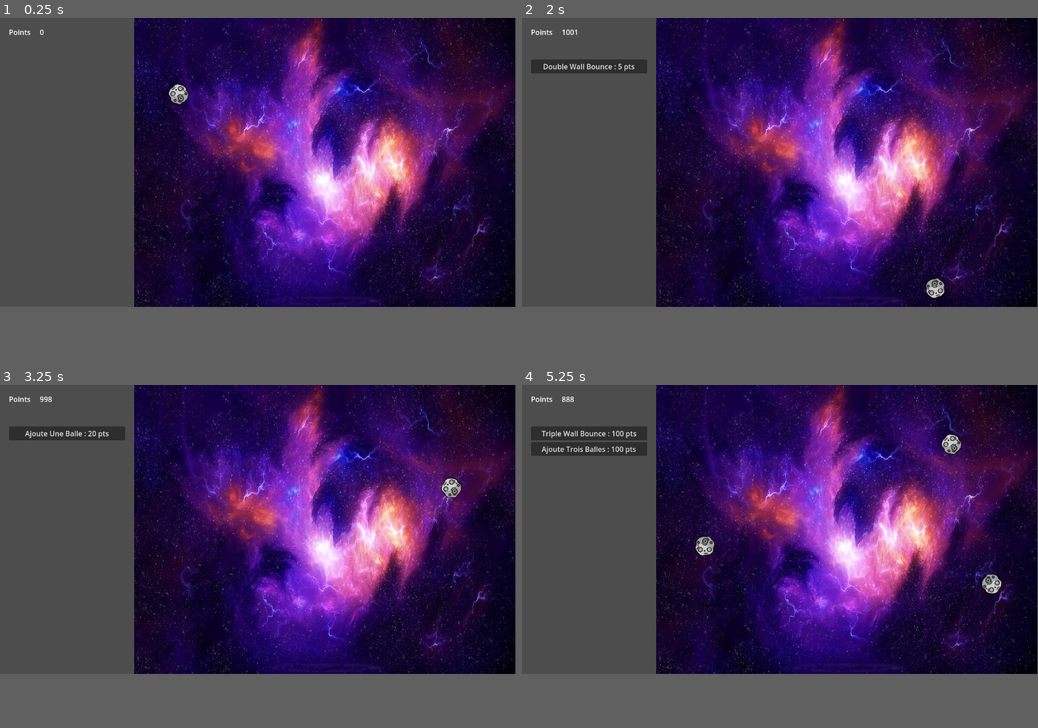
Above: before the commit, frames 1-4 (two rows, left to right).
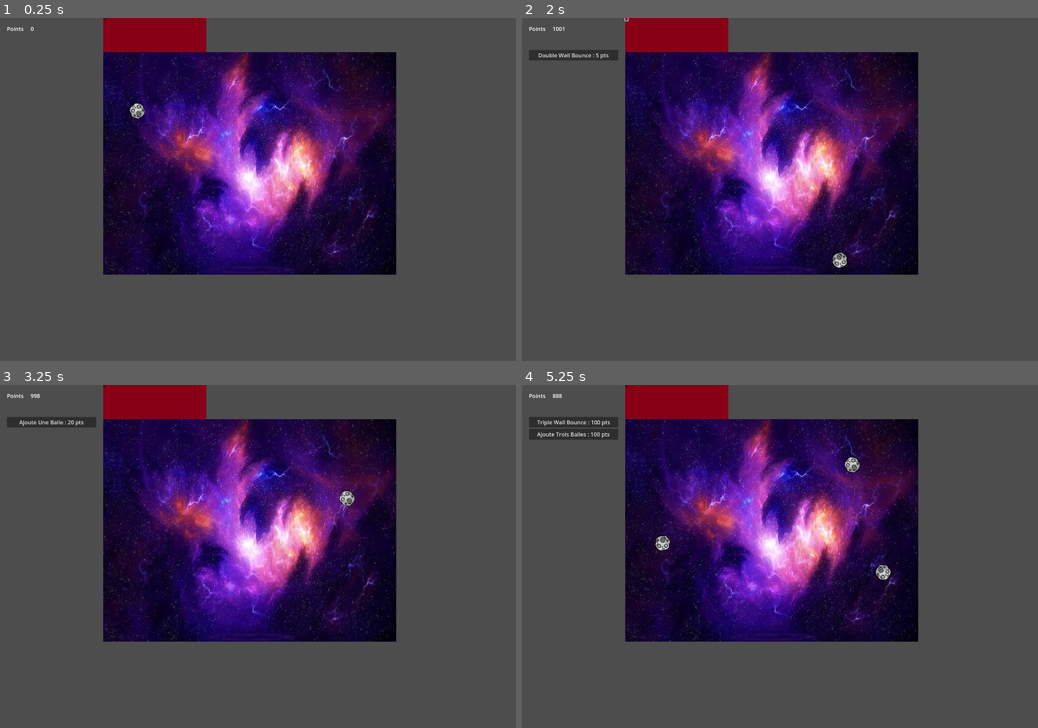
Above: after the commit, the same moments.

Repository: Niksune/Baby-Evolve-Minigame
Game: Godot game, scene res://Scenes/Game/Game.tscn
Two runs of this game, one before a commit and one after it. Both use one fixed random seed, a clock stepped at 60 frames per second and the inputs below.
Inputs (mouse positions are in pixels of both pictures, inside the frame that each line leads up to):
- Up to frame 1 (0.25 s): no input
- Up to frame 2 (2 s): click (676, 31) at 0.52 s; click (625, 18) at 1.27 s
- Up to frame 3 (3.25 s): click "Double Wall Bounce : 5 pts" at 2 s; click (154, 398) at 2.77 s
- Up to frame 4 (5.25 s): click "Ajoute Une Balle : 20 pts" at 3.5 s; click "Double Wall Bounce : 50 pts" at 4.25 s; click "Ajoute Une Balle : 50 pts" at 5 s
In our replay, the window is 799x449 before the commit and 800x533 after it. These sizes can differ from the game's own. Grey fills any space a smaller window leaves; there, only what the larger window draws over its background counts as a difference.

The runs differ from the first frame. In frame 1, 60% of the frame differs, in the area x 1-100%, y 0-85%; in frame 2, 61%; in frame 3, 61%; in frame 4, 61%.

Commit message:
Remove the HSplitContainer that was in fact doing nothing. Adds the first version of the bumper

Diff:
--- /dev/null
+++ b/Scenes/Bumper/Bumper.gd
@@ -0,0 +1,17 @@
+extends Node2D
+
+@onready var BumperTextureButton = %BumperTextureButton
+@onready var BumperCornerButton = %BumperCornerButton
+
+@export var zone_id: String
+var current_color: Color
+
+
+func _ready():
+	BumperTextureButton.pressed.connect(_on_texture_button_pressed)
+	print("ready appelé, id :"+zone_id)
+	if zone_id == "top_left":
+		BumperTextureButton.texture_normal = load("res://Assets/Fonds/fond_rouge.png")
+
+func _on_texture_button_pressed():
+	print("zone cliquée :"+zone_id)
--- /dev/null
+++ b/Scenes/Bumper/Bumper.tscn
@@ -0,0 +1,14 @@
+[gd_scene load_steps=2 format=3 uid="uid://cuh1xhu2ectt8"]
+
+[ext_resource type="Script" uid="uid://divlhltwy6nlh" path="res://Scenes/Bumper/Bumper.gd" id="1_5wq5i"]
+
+[node name="Bumper" type="Node2D"]
+script = ExtResource("1_5wq5i")
+
+[node name="BumperTextureButton" type="TextureButton" parent="."]
+unique_name_in_owner = true
+
+[node name="BumperCornerButton" type="Button" parent="."]
+unique_name_in_owner = true
+offset_right = 8.0
+offset_bottom = 8.0
--- a/Scenes/Game/Game.tscn
+++ b/Scenes/Game/Game.tscn
@@ -1,8 +1,9 @@
-[gd_scene load_steps=7 format=3 uid="uid://bae4h0r30ijdr"]
+[gd_scene load_steps=8 format=3 uid="uid://bae4h0r30ijdr"]
 
 [ext_resource type="PackedScene" uid="uid://dfeuyihwq6loe" path="res://Scenes/UI/UI.tscn" id="1_fpevc"]
 [ext_resource type="Script" uid="uid://b6wmgt5ns1825" path="res://Scenes/Game/Game.gd" id="1_js6wb"]
 [ext_resource type="Script" uid="uid://bbag47l8jhijl" path="res://Scenes/Game/DialogManager.gd" id="1_kxsmm"]
+[ext_resource type="PackedScene" uid="uid://cuh1xhu2ectt8" path="res://Scenes/Bumper/Bumper.tscn" id="2_1q8bt"]
 [ext_resource type="PackedScene" uid="uid://dtn8sjtbclgi2" path="res://Scenes/BallGame/BallGame.tscn" id="3_ixc25"]
 [ext_resource type="Script" uid="uid://bw4kib2f1em1b" path="res://Scenes/Game/EvolveManager.gd" id="5_mtkla"]
 [ext_resource type="AudioStream" uid="uid://b6mm7jriyewg0" path="res://Assets/Sounds/bonk.mp3" id="6_26nr8"]
@@ -10,16 +11,9 @@
 [node name="Game" type="Node2D"]
 script = ExtResource("1_js6wb")
 
-[node name="HSplitContainer" type="HSplitContainer" parent="."]
-offset_right = 1220.0
-offset_bottom = 637.0
-split_offset = 300
-
-[node name="UI" parent="HSplitContainer" instance=ExtResource("1_fpevc")]
-unique_name_in_owner = true
-
-[node name="BallGame" parent="HSplitContainer" instance=ExtResource("3_ixc25")]
+[node name="TopBumper" parent="." instance=ExtResource("2_1q8bt")]
 position = Vector2(300, 0)
+zone_id = "top_left"
 
 [node name="EvolveManager" type="Node" parent="."]
 unique_name_in_owner = true
@@ -33,9 +27,15 @@
 unique_name_in_owner = true
 stream = ExtResource("6_26nr8")
 
-[connection signal="buy_button_pressed" from="HSplitContainer/UI" to="." method="_on_ui_buy_button_pressed"]
-[connection signal="bonk" from="HSplitContainer/BallGame" to="." method="_on_ball_game_bonk"]
-[connection signal="wall_bounce" from="HSplitContainer/BallGame" to="." method="_on_ball_game_wall_bounce"]
-[connection signal="add_ball" from="EvolveManager" to="HSplitContainer/BallGame" method="_on_evolve_manager_add_ball"]
-[connection signal="add_new_evolve" from="EvolveManager" to="HSplitContainer/UI" method="_on_evolve_manager_add_new_evolve"]
-[connection signal="launch_dialog" from="DialogManager" to="HSplitContainer/UI" method="_on_dialog_manager_launch_dialog"]
+[node name="UI" parent="." instance=ExtResource("1_fpevc")]
+unique_name_in_owner = true
+
+[node name="BallGame" parent="." instance=ExtResource("3_ixc25")]
+position = Vector2(300, 100)
+
+[connection signal="add_ball" from="EvolveManager" to="BallGame" method="_on_evolve_manager_add_ball"]
+[connection signal="add_new_evolve" from="EvolveManager" to="UI" method="_on_evolve_manager_add_new_evolve"]
+[connection signal="launch_dialog" from="DialogManager" to="UI" method="_on_dialog_manager_launch_dialog"]
+[connection signal="buy_button_pressed" from="UI" to="." method="_on_ui_buy_button_pressed"]
+[connection signal="bonk" from="BallGame" to="." method="_on_ball_game_bonk"]
+[connection signal="wall_bounce" from="BallGame" to="." method="_on_ball_game_wall_bounce"]
--- a/project.godot
+++ b/project.godot
@@ -20,6 +20,11 @@
 EVENTS="*res://Autoload/EventBus.gd"
 GLOBAL="*res://Autoload/Global.gd"
 
+[display]
+
+window/size/viewport_width=1500
+window/size/viewport_height=1000
+
 [editor]
 
 version_control/plugin_name="GitPlugin"
Binary file added: Assets/Fonds/fond_rouge.png
Not shown, added: Assets/Fonds/fond_rouge.png.import
Not shown, added: Scenes/Bumper/Bumper.gd.uid
